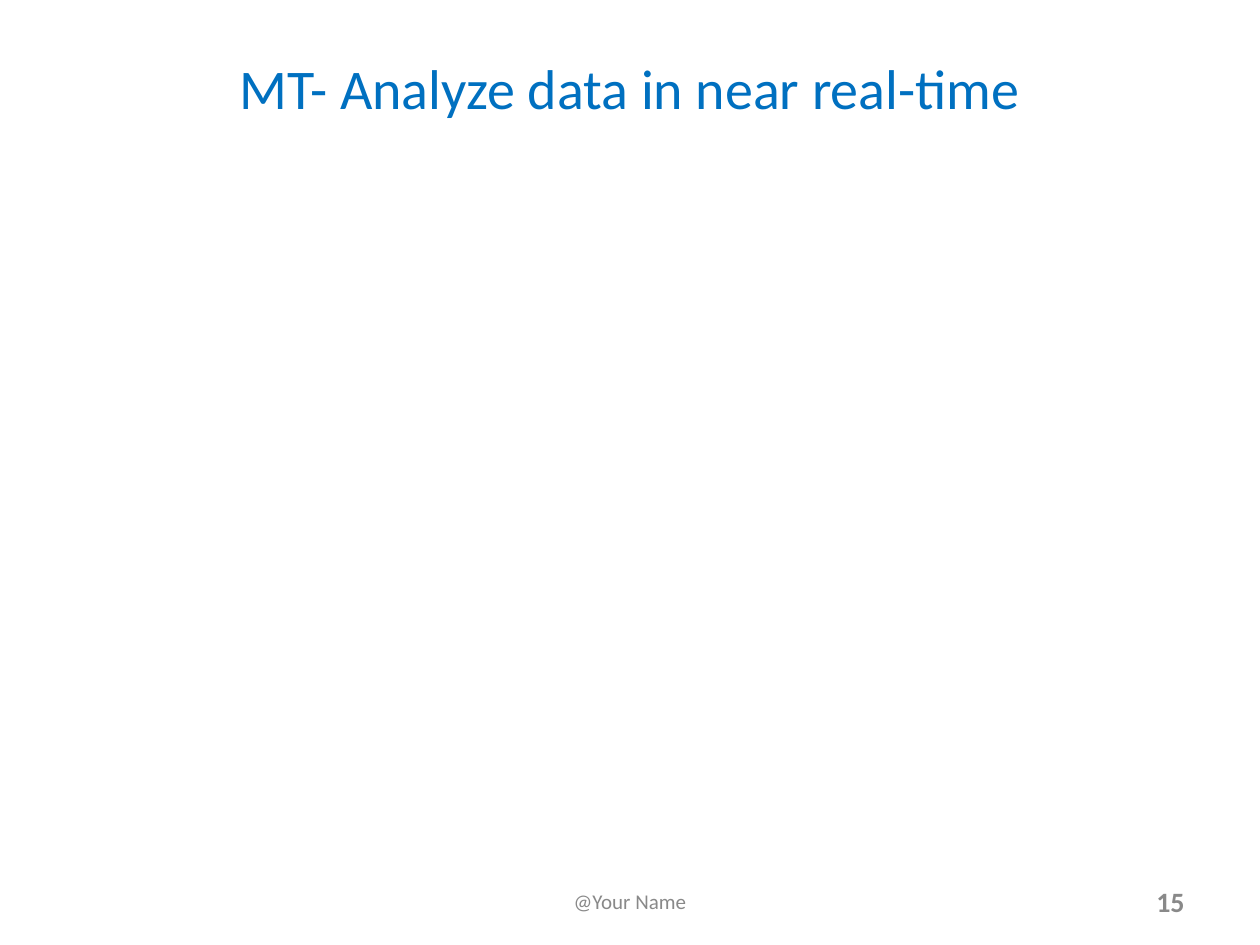
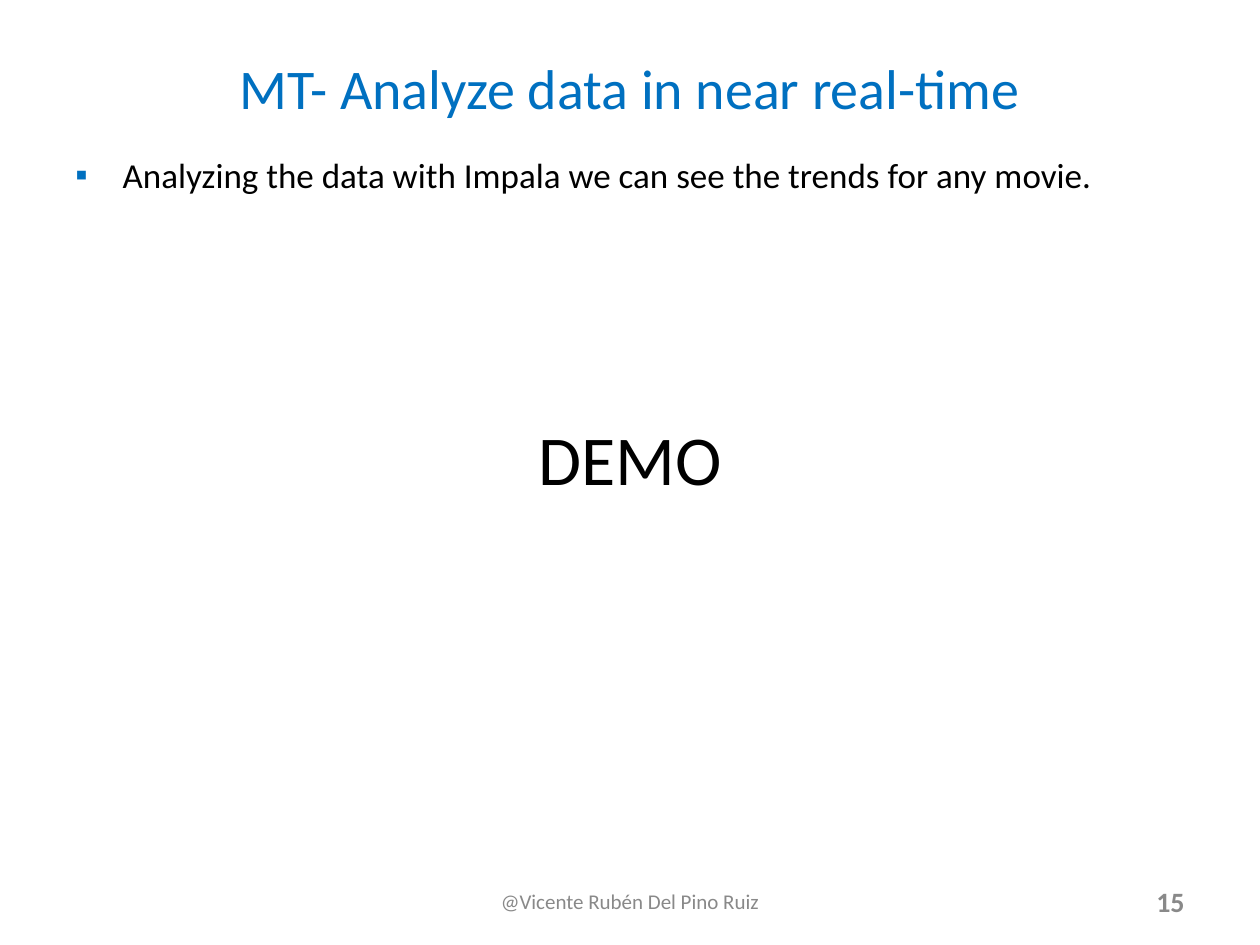
Before and after one commit to MovieTrender/Documentation, a slide deck: slide 15 of Big Data Case Study in Social Media.ppt. Drawn at 1260x945 pixels with LibreOffice and Linux fonts; fonts in the diff are those of the drawing. Boxes give left, top, right and bottom in pixels: in the first picture for what was removed or moved away, otherwise in the second. Text is boxed around its words. In the diff, an @@ line names an element or a change of style, - is before the commit and + after.

```diff
--- a/Big Data Case Study in Social Media.ppt
+++ b/Big Data Case Study in Social Media.ppt
@@ text added at (123,163,1090,486), 20 pt, text #000000 @@
+▪ Analyzing the data with Impala we can see the trends for any movie.
+DEMO
@@ text at (501,894,758,912): text changed @@
-@Your Name
+@Vicente Rubén Del Pino Ruiz
```
Also in this commit, not shown: 9 other slides changed, 3 slides added, 3 slides removed, 1 other file.
